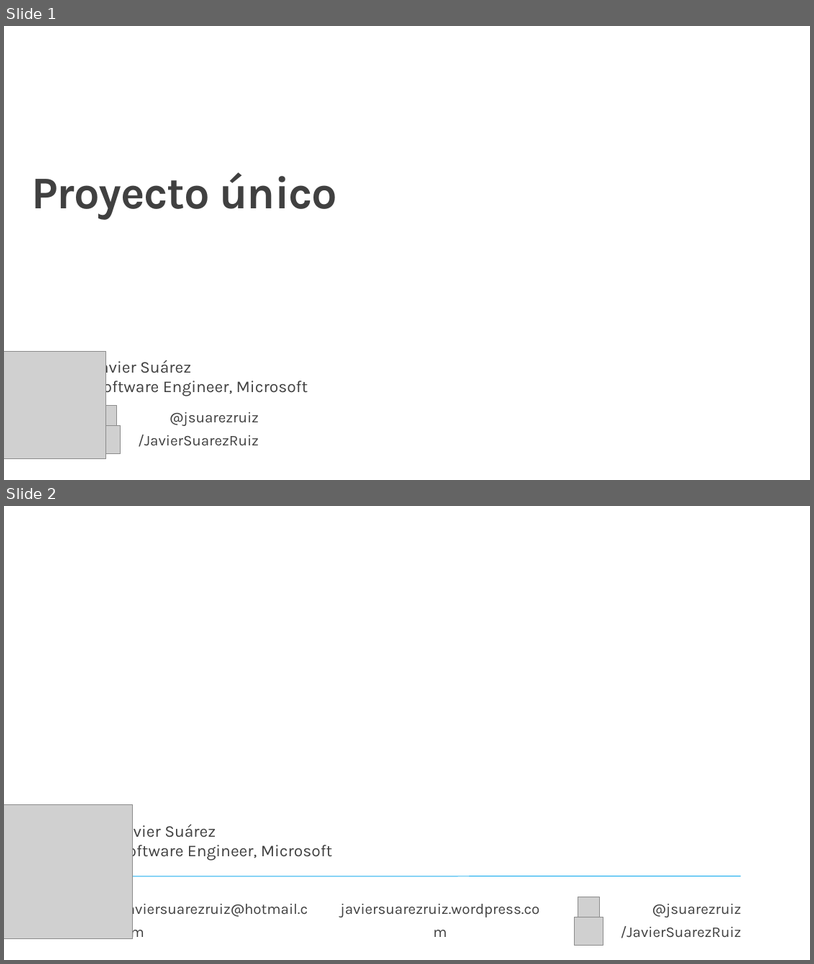
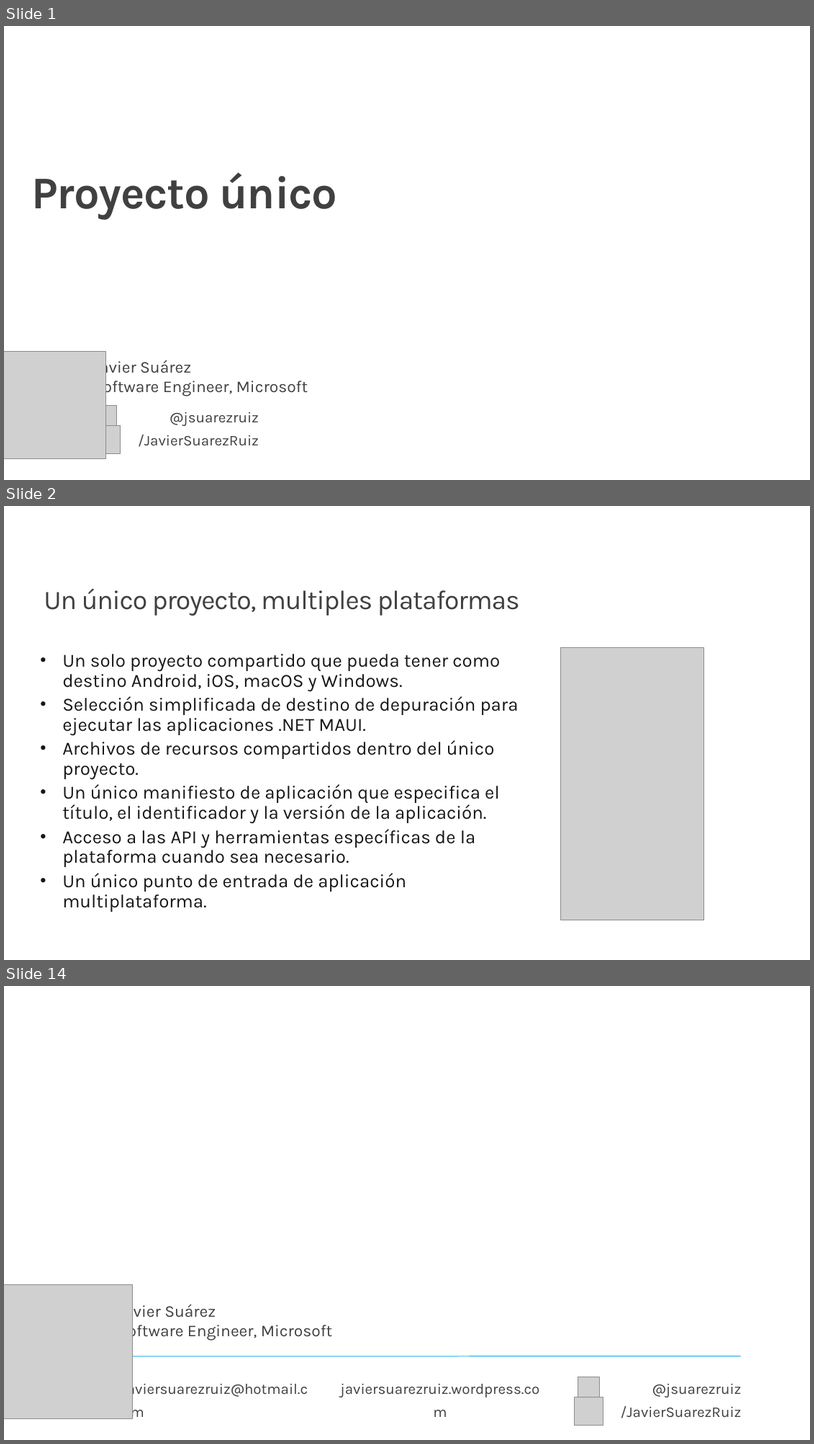
Before and after one commit to jsuarezruiz/taller-dotnet-maui, a slide deck: Bloque 3 - Creación de primera App/Taller10 - Proyecto único.pptx. Shown one above the other, each under a label of ours: slides 1 and 2 before the commit, slides 1, 2 and 14 after it; the slides between them are not shown. The pictures are 814x964 and 814x1444 pixels, drawn with LibreOffice and Linux fonts; fonts in the diff are those of the drawing; grey boxes stand for pictures; background and template pictures are left out. Boxes give left, top, right and bottom in pixels: in the first picture for what was removed or moved away, otherwise in the second. Text is boxed around its words. In the diff, an @@ line names an element or a change of style, - is before the commit and + after.

Commit message:
Updated slides

```diff
--- a/Bloque 3 - Creación de primera App/Taller10 - Proyecto único.pptx
+++ b/Bloque 3 - Creación de primera App/Taller10 - Proyecto único.pptx
@@ slide 2 added at (4,506,810,960), background #FFFFFF @@
@@ title added at (44,588,520,615), 32 pt, text #404040 @@
+Un único proyecto, multiples plataformas
@@ text added at (62,654,519,911), 22.2 pt, text #171717 @@
+• Un solo proyecto compartido que pueda tener como destino Android, iOS, macOS y Windows.
+• Selección simplificada de destino de depuración para ejecutar las aplicaciones .NET MAUI.
+• Archivos de recursos compartidos dentro del único proyecto.
+• Un único manifiesto de aplicación que especifica el título, el identificador y la versión de la aplicación.
+• Acceso a las API y herramientas específicas de la plataforma cuando sea necesario.
+• Un único punto de entrada de aplicación multiplataforma.
@@ picture added at (561,648,704,920) @@
@@ what was slide 2 is now slide 14 @@
```
Also in this commit, not shown: 11 other slides added.
